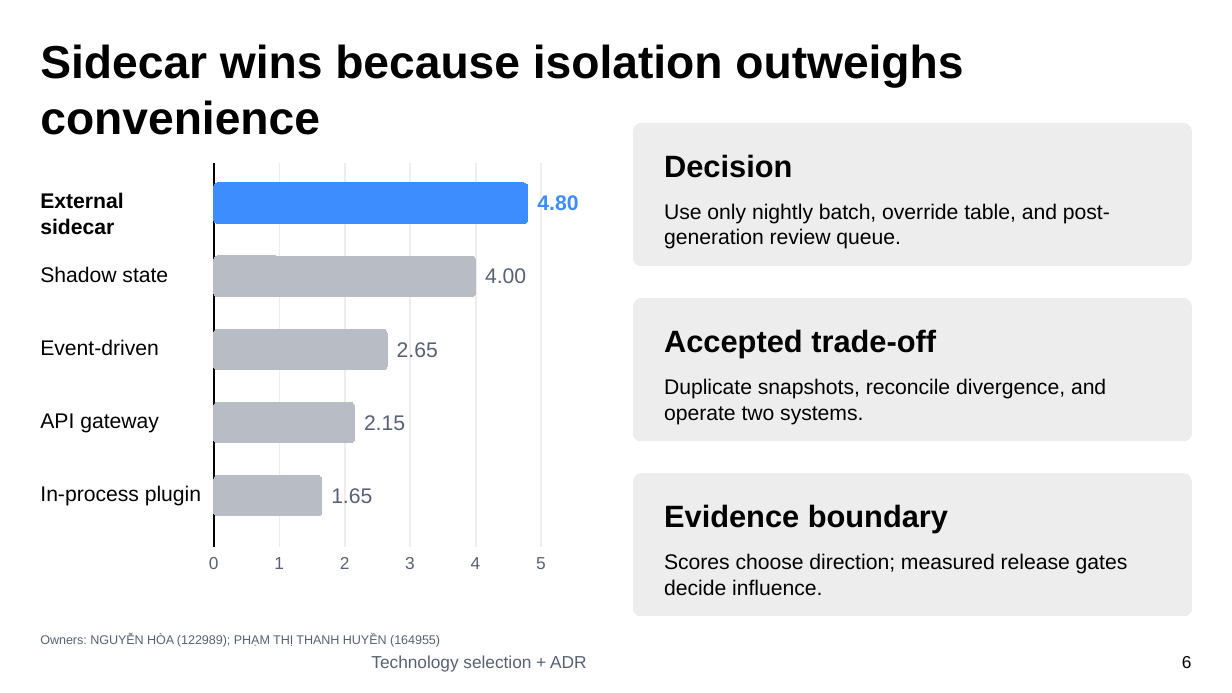
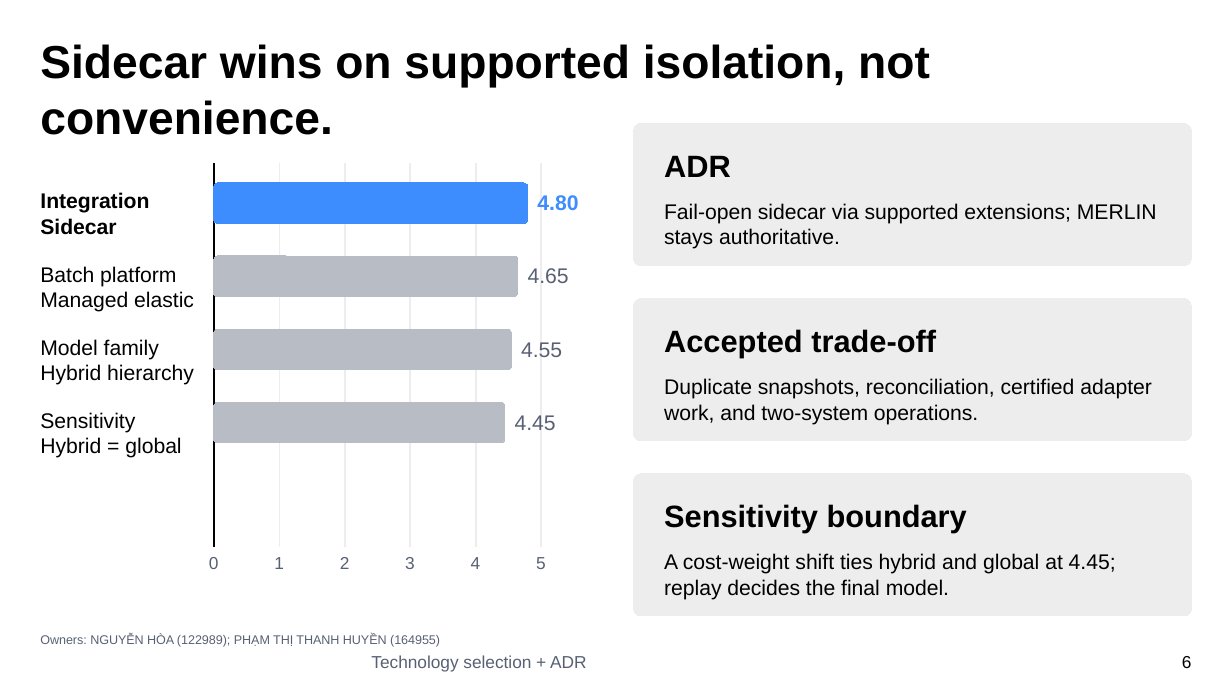
Before and after one commit to dtahoa/ai-architect-program-workshop, a slide deck: slide 6 of output/slides/Group4_VariantB_End_to_End_AI_System_Design.pptx. Drawn at 1232x693 pixels with LibreOffice and Linux fonts; fonts in the diff are those of the drawing. Boxes give left, top, right and bottom in pixels: in the first picture for what was removed or moved away, otherwise in the second. Text is boxed around its words. In the diff, an @@ line names an element or a change of style, - is before the commit and + after.

Commit message:
Consolidate and simplify Variant B artifacts for workshop submission
Major refactor reducing artifact verbosity, eliminating duplication, and aligning to 8-slide/7-minute presentation. Key changes: (1) Merged lengthy legacy/safety narratives into concise canonical registries (02 decision summary, registry); (2) Simplified NFR table from 19 rows to 11 grouped rows; (3) Added shared scoring anchors and reproducible matrix weights (A3); (4) Condensed ADR to single 250-word record (A4); (5) Preserved exactly five scored risks with omitted-contender evidence (A5); (6) Rebuilt Variant B artifact as 14 compact topics with plain-language kill switch (A6); (7) Updated presentation outline to strict 8-slide format with 5 visible points/slide and 410-second target; (8) Created requirement coverage matrix, final review, and change log for traceability. Moved supporting arithmetic/safety/governance details to non-primary files (08, 09). All production claims remain conditional on measured evidence gates. No functional or authority boundaries changed; simplification only.

```diff
--- a/output/slides/Group4_VariantB_End_to_End_AI_System_Design.pptx
+++ b/output/slides/Group4_VariantB_End_to_End_AI_System_Design.pptx
@@ text at (40,44,930,135): text changed @@
-Sidecar wins because isolation outweighs convenience
+Sidecar wins on supported isolation, not convenience.
@@ text at (664,155,731,177): text changed @@
-Decision
+ADR
@@ text at (40,192,149,235): text changed @@
-External sidecar
+Integration
+Sidecar
@@ text at (664,203,1157,249): text changed @@
-Use only nightly batch, override table, and post-generation review queue.
+Fail-open sidecar via supported extensions; MERLIN stays authoritative.
@@ text at (40,266,194,312): text changed @@
-Shadow state
+Batch platform
+Managed elastic
@@ rounded rectangle: place and size @@
-rounded rectangle at (213,256,475,297)
+rounded rectangle at (213,256,518,297)
@@ text at (528,268,569,283): text changed @@
-4.00
+4.65
@@ rounded rectangle: place and size @@
-rounded rectangle at (213,329,387,370)
+rounded rectangle at (213,329,511,370)
@@ text at (40,339,194,385): text changed @@
-Event-driven
+Model family
+Hybrid hierarchy
@@ text at (521,342,562,357): text changed @@
-2.65
+4.55
@@ text at (664,378,1152,425): text changed @@
-Duplicate snapshots, reconcile divergence, and operate two systems.
+Duplicate snapshots, reconciliation, certified adapter work, and two-system operations.
@@ text at (40,412,181,458): text changed @@
-API gateway
+Sensitivity
+Hybrid = global
@@ rounded rectangle: place and size @@
-rounded rectangle at (213,402,354,443)
+rounded rectangle at (213,402,505,443)
@@ text at (515,415,556,430): text changed @@
-2.15
+4.45
@@ rounded rectangle removed at (213,476,322,517) @@
@@ text removed at (40,485,201,506) @@
-In-process plugin
@@ text removed at (331,488,372,503) @@
-1.65
@@ text at (664,504,967,533): text changed @@
-Evidence boundary
+Sensitivity boundary
@@ text at (664,553,1116,600): text changed @@
-Scores choose direction; measured release gates decide influence.
+A cost-weight shift ties hybrid and global at 4.45; replay decides the final model.
```
Also in this commit, not shown: 4 other slides changed, 28 other files.
